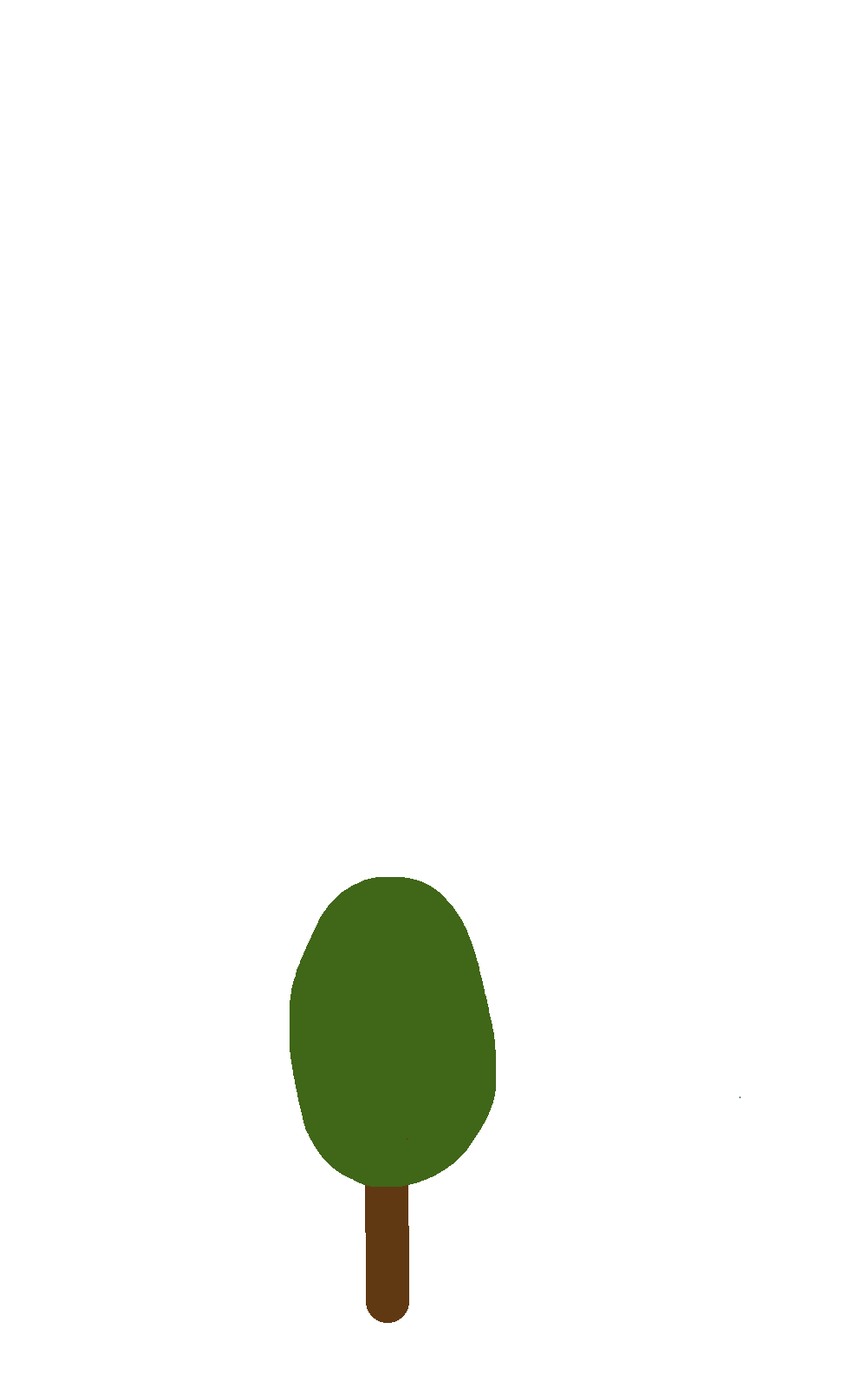
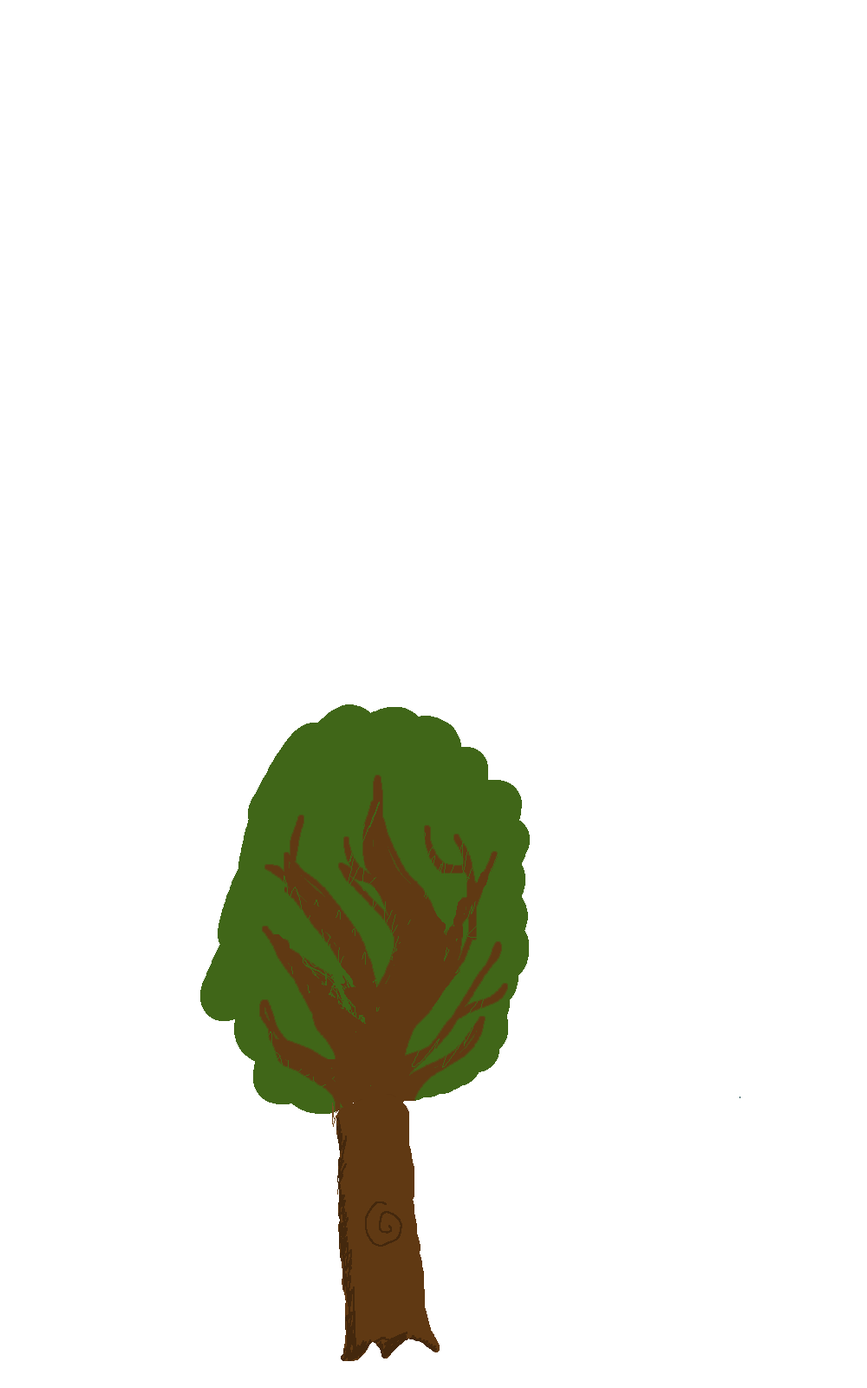
Revision of a layered w=867, h=1388 image; what changed, layer by layer:
showed "세계수 레벨6" over <box>200,704,530,1361</box>
hid "세계수 레벨1" over <box>289,876,530,1323</box>
hid "배경" over <box>200,704,530,1361</box>
